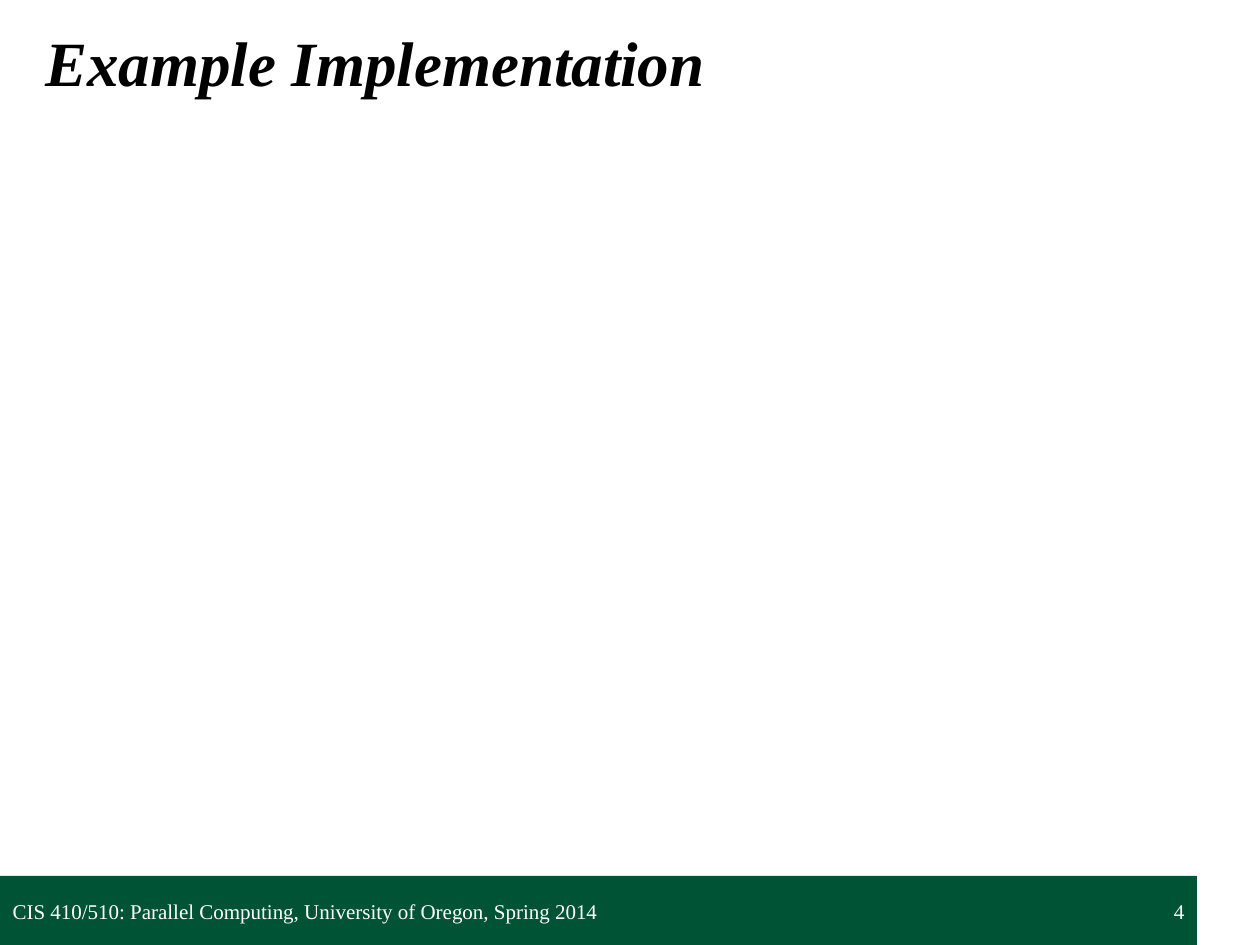
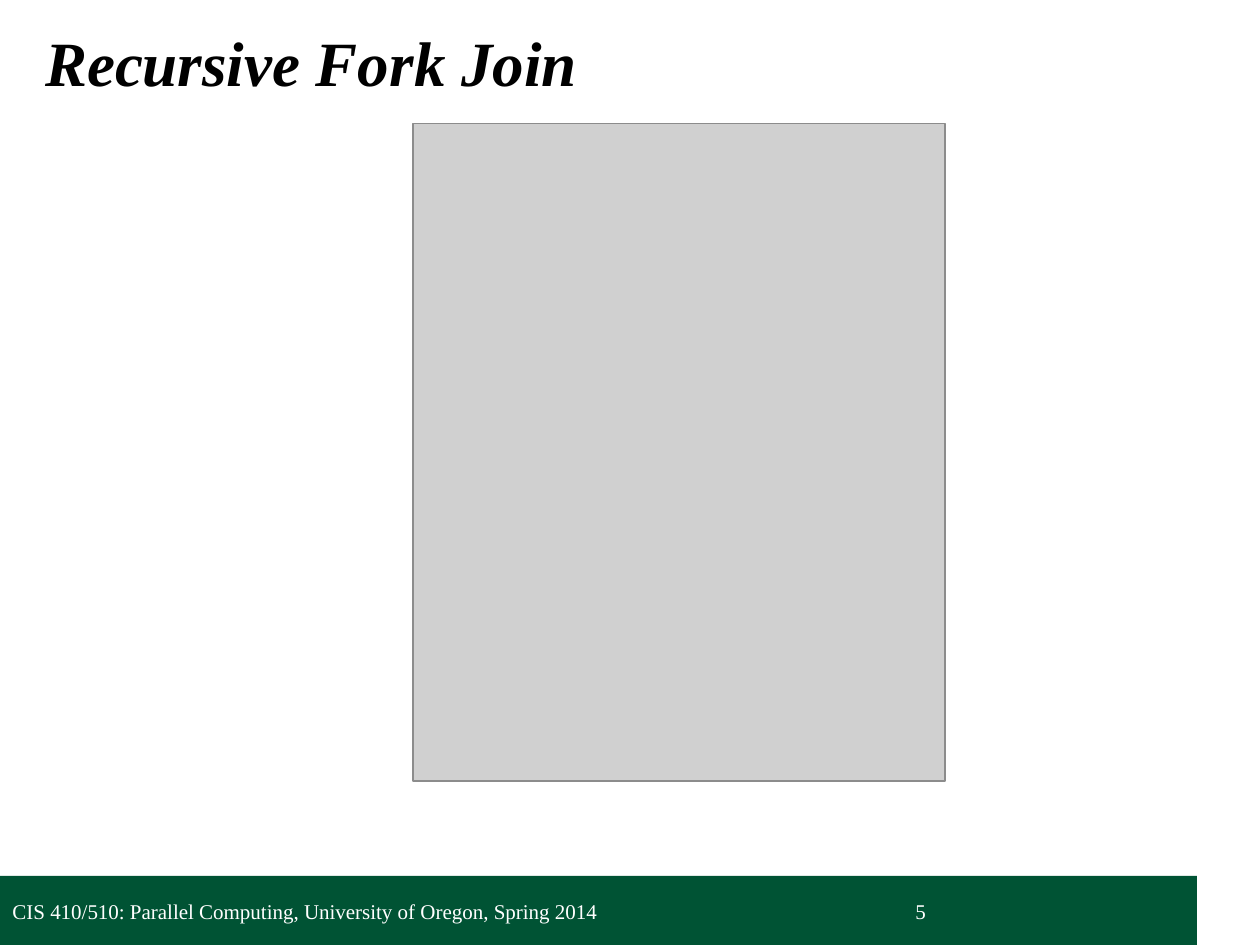
Before and after one commit to UOregonParallel/CourseMaterials, a slide deck: slide 5 of lecture_content/classSlides/5_forkjoinPattern/forkjoinPattern.pptx (slide 4 before the commit). Drawn at 1260x945 pixels with LibreOffice and Linux fonts; fonts in the diff are those of the drawing; grey boxes stand for pictures; background and template pictures are left out. Boxes give left, top, right and bottom in pixels: in the first picture for what was removed or moved away, otherwise in the second. Text is boxed around its words. In the diff, an @@ line names an element or a change of style, - is before the commit and + after.

```diff
--- a/lecture_content/classSlides/5_forkjoinPattern/forkjoinPattern.pptx
+++ b/lecture_content/classSlides/5_forkjoinPattern/forkjoinPattern.pptx
@@ text at [45,42,576,87]: text changed @@
-Example Implementation
+Recursive Fork Join
@@ picture added at [413,123,945,781] @@
@@ page number at [915,905,925,920]: text changed @@
-4
+5
```
Also in this commit, not shown: 3 other slides changed, 10 slides added, 1 other file.
